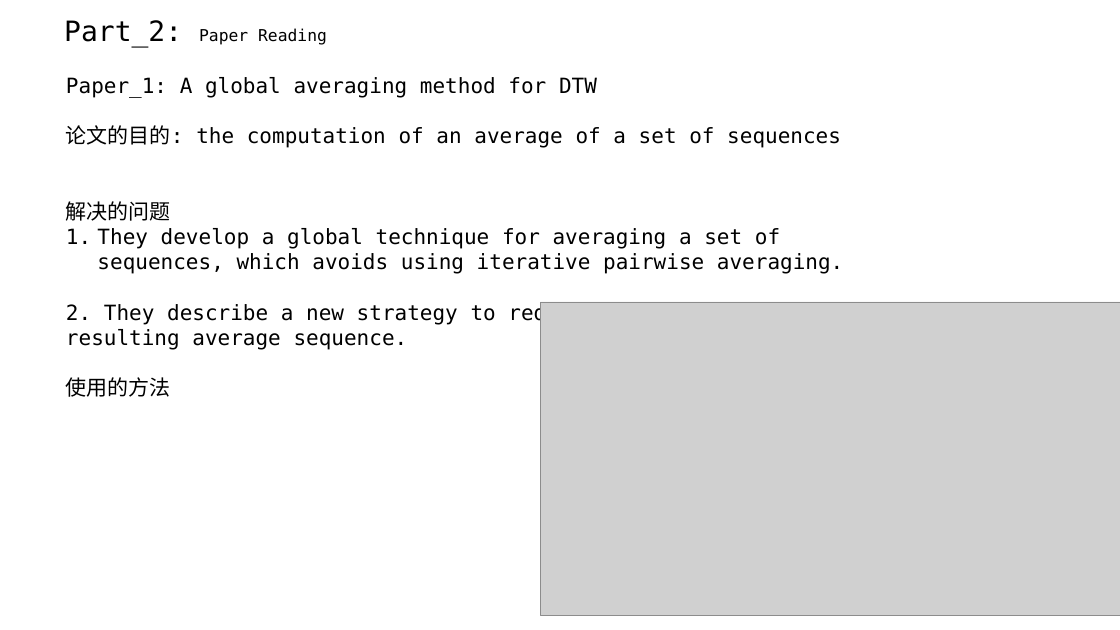
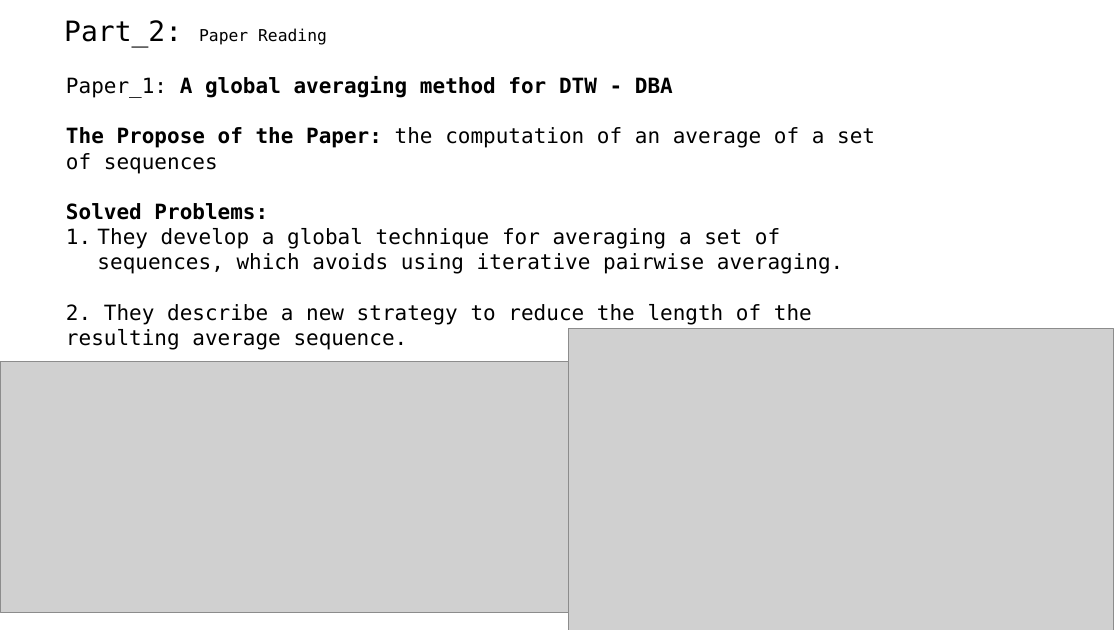
Before and after one commit to A-Big-Tortoise/Presentation, a slide deck: slide 9 of Presentation_1106_JiayuChen.pptx (slide 7 before the commit). Drawn at 1120x630 pixels with LibreOffice and Linux fonts; fonts in the diff are those of the drawing; grey boxes stand for pictures. Boxes give left, top, right and bottom in pixels: in the first picture for what was removed or moved away, otherwise in the second. Text is boxed around its words. In the diff, an @@ line names an element or a change of style, - is before the commit and + after.

```diff
--- a/Presentation_1106_JiayuChen.pptx
+++ b/Presentation_1106_JiayuChen.pptx
@@ text at (66,76,875,220): text changed; bold on @@
-  Paper_1: A global averaging method for DTW
-  论文的目的: the computation of an average of a set of sequences
-  解决的问题
+  Paper_1: A global averaging method for DTW - DBA
+  The Propose of the Paper: the computation of an average of a set of sequences
+  Solved Problems:
@@ picture: place and size @@
-picture at (541,302,1120,615)
+picture at (569,329,1113,630)
@@ picture added at (0,361,569,613) @@
@@ text at (66,377,171,397): paragraph removed @@
-  使用的方法
```
Also in this commit, not shown: 11 other slides changed, 4 slides added, 7 slides removed.
